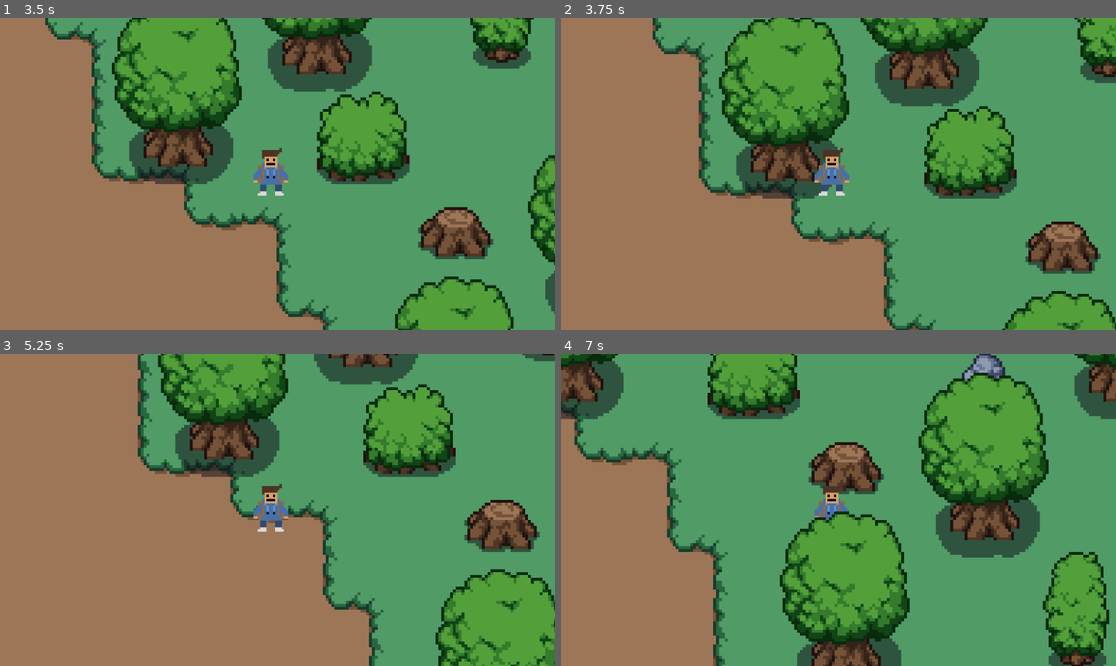
Above: before the commit, frames 1-4 (two rows, left to right).
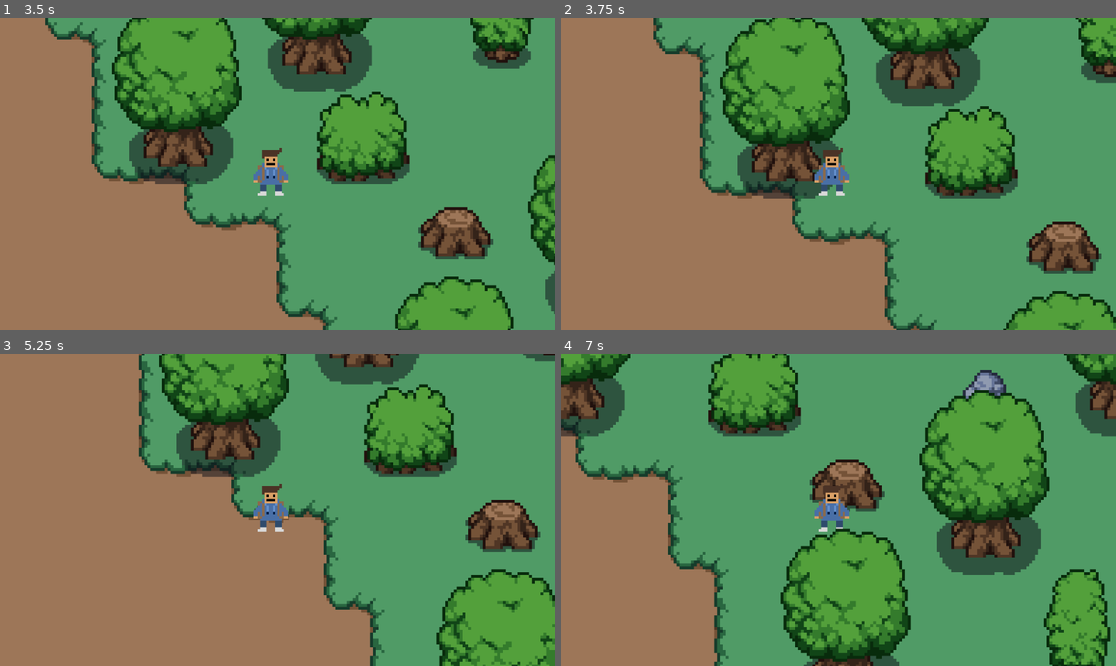
Above: after the commit, the same moments.

Repository: LakshmanMukesh/NEXUS-game
Game: Godot game, scene res://Scenes/world.tscn
Two runs of this game, one before a commit and one after it. Both use one fixed random seed, a clock stepped at 60 frames per second and the inputs below.
Inputs:
- Up to frame 1 (3.5 s): tap Enter at 0.5 s; hold Right (ui_right) 0.53-1.28 s; tap E (interact, bound only after the commit) every 0.75 s from 0.6 to 2.85 s; hold Down (ui_down) 1.28-2.03 s; hold Right (ui_right) 2.03-2.78 s; hold Up (ui_up) from 2.78 s (still down)
- Up to frame 2 (3.75 s): release Up (ui_up) at 3.53 s; hold Left (ui_left) from 3.53 s (still down); tap E (interact, bound only after the commit) at 3.6 s
- Up to frame 3 (5.25 s): tap Space at 4.25 s; tap E (interact, bound only after the commit) at 4.35, 5.1 s; tap Enter at 5 s; release Left (ui_left) at 5.03 s; hold Down (ui_down) from 5.03 s (still down)
- Up to frame 4 (7 s): release Down (ui_down) at 5.78 s; hold Right (ui_right) 5.78-6.53 s; tap E (interact, bound only after the commit) at 5.85, 6.6 s; hold Up (ui_up) from 6.53 s (still down)

Frame 1 is identical in both runs. In frame 2, 3.8% of the frame differs, in the area x 16-100%, y 0-100%; in frame 3, 3.1%; in frame 4, 29%, in the area x 0-100%, y 0-100%.

Commit message:
Implemented NPC interaction system with Gorilla Frys

Diff:
--- /dev/null
+++ b/Scenes/gorilla_frys.tscn
@@ -0,0 +1,49 @@
+[gd_scene load_steps=6 format=3 uid="uid://du8pgmaisa71f"]
+
+[ext_resource type="Script" uid="uid://sa3j412l7jmc" path="res://Scripts/gorilla_frys.gd" id="1_qmch6"]
+[ext_resource type="Texture2D" uid="uid://bblstqpvxmh5d" path="res://NPC/Gorilla_Frys.png" id="2_fee6r"]
+
+[sub_resource type="SpriteFrames" id="SpriteFrames_ws7pw"]
+animations = [{
+"frames": [{
+"duration": 1.0,
+"texture": ExtResource("2_fee6r")
+}],
+"loop": true,
+"name": &"default",
+"speed": 5.0
+}]
+
+[sub_resource type="CircleShape2D" id="CircleShape2D_xixe5"]
+radius = 40.3347
+
+[sub_resource type="RectangleShape2D" id="RectangleShape2D_ws7pw"]
+size = Vector2(10.6667, 12.3333)
+
+[node name="Gorilla Frys" type="CharacterBody2D"]
+y_sort_enabled = true
+position = Vector2(40, 23)
+scale = Vector2(0.75, 0.75)
+collision_layer = 2
+collision_mask = 2
+script = ExtResource("1_qmch6")
+
+[node name="AnimatedSprite2D" type="AnimatedSprite2D" parent="."]
+position = Vector2(73, 53)
+sprite_frames = SubResource("SpriteFrames_ws7pw")
+
+[node name="detection_area" type="Area2D" parent="."]
+light_mask = 2
+visibility_layer = 2
+
+[node name="CollisionShape2D" type="CollisionShape2D" parent="detection_area"]
+position = Vector2(73, 61)
+shape = SubResource("CircleShape2D_xixe5")
+
+[node name="CollisionShape2D" type="CollisionShape2D" parent="."]
+y_sort_enabled = true
+position = Vector2(73.3333, 70.1667)
+shape = SubResource("RectangleShape2D_ws7pw")
+
+[connection signal="body_entered" from="detection_area" to="." method="_on_detection_area_body_entered"]
+[connection signal="body_exited" from="detection_area" to="." method="_on_detection_area_body_exited"]
--- a/Scenes/player.tscn
+++ b/Scenes/player.tscn
@@ -15,11 +15,13 @@
 }]
 
 [sub_resource type="RectangleShape2D" id="RectangleShape2D_cvnsp"]
-size = Vector2(12, 20)
+size = Vector2(12, 12)
 
 [node name="player" type="CharacterBody2D"]
 y_sort_enabled = true
 scale = Vector2(0.75, 0.75)
+collision_layer = 3
+collision_mask = 3
 script = ExtResource("1_cvnsp")
 
 [node name="AnimatedSprite2D" type="AnimatedSprite2D" parent="."]
@@ -28,5 +30,5 @@
 sprite_frames = SubResource("SpriteFrames_fkybt")
 
 [node name="CollisionShape2D" type="CollisionShape2D" parent="."]
-position = Vector2(4, 2)
+position = Vector2(4, 6)
 shape = SubResource("RectangleShape2D_cvnsp")
--- a/Scenes/world.tscn
+++ b/Scenes/world.tscn
@@ -6,6 +6,7 @@
 [ext_resource type="Texture2D" uid="uid://c041wmmsxe0nm" path="res://assets/tilesets/floors/wooden.png" id="4_k7acu"]
 [ext_resource type="Texture2D" uid="uid://x5yrevryatq2" path="res://assets/tilesets/fences.png" id="5_5v1tr"]
 [ext_resource type="PackedScene" uid="uid://t3ak5rytvgb5" path="res://Scenes/player.tscn" id="6_5ukr8"]
+[ext_resource type="PackedScene" uid="uid://du8pgmaisa71f" path="res://Scenes/gorilla_frys.tscn" id="7_o06y3"]
 
 [sub_resource type="TileSetAtlasSource" id="TileSetAtlasSource_0fj1v"]
 texture = ExtResource("1_fo5ed")
@@ -124,9 +125,10 @@
 0:1/0 = 0
 0:1/0/physics_layer_0/polygon_0/points = PackedVector2Array(4.82246, -0.456865, 4.92399, 4.51789, 3.09653, 5.02551, 2.1828, 8, -1.16754, 8, -1.57365, 5.53314, -3.4011, 4.61941, -3.70568, -0.0507631)
 0:2/0 = 0
-0:2/0/physics_layer_0/polygon_0/points = PackedVector2Array(4.82246, -0.456865, 4.92399, 4.51789, 3.09653, 5.02551, 2.1828, 8, -1.16754, 8, -1.57365, 5.53314, -3.4011, 4.61941, -3.80721, -0.456865)
+0:2/0/physics_layer_0/polygon_0/points = PackedVector2Array(4.82246, -0.456865, 4.92399, 4.51789, 3.19806, 6.04077, -1.57365, 5.53314, -3.4011, 4.61941, -3.80721, -0.456865)
 1:3/0 = 0
 0:3/0 = 0
+0:3/0/y_sort_origin = 3
 0:3/0/physics_layer_0/polygon_0/points = PackedVector2Array(4.82246, -0.456865, 4.92399, 4.51789, 3.19806, 6.04077, -1.57365, 5.53314, -3.4011, 4.61941, -3.80721, -0.456865)
 
 [sub_resource type="TileSet" id="TileSet_kn0ld"]
@@ -163,3 +165,6 @@
 [node name="Camera2D" type="Camera2D" parent="player"]
 position = Vector2(7, 2)
 zoom = Vector2(6, 6)
+
+[node name="Gorilla Frys" parent="." instance=ExtResource("7_o06y3")]
+position = Vector2(497, 388)
--- /dev/null
+++ b/Scripts/gorilla_frys.gd
@@ -0,0 +1,19 @@
+extends CharacterBody2D
+
+var player_near = false
+
+func _process(_delta):
+	if player_near and Input.is_action_just_pressed("interact"):
+		print("GORILLA FRYS INTERACTED")
+
+func _on_detection_area_body_entered(body):
+	print("ENTERED:", body.name)
+
+	if body.name == "player":
+		player_near = true
+
+func _on_detection_area_body_exited(body):
+	print("EXITED:", body.name)
+
+	if body.name == "player":
+		player_near = false
--- a/Scripts/player.gd
+++ b/Scripts/player.gd
@@ -6,7 +6,7 @@
 func _physics_process(delta):
 	player_movement(delta)
 
-func player_movement(delta):
+func player_movement(_delta):
 	if Input.is_action_pressed("ui_up"):
 		velocity.x = 0
 		velocity.y = -SPEED
--- a/gorilla_frys.tscn
+++ /dev/null
@@ -1,22 +0,0 @@
-[gd_scene load_steps=3 format=3 uid="uid://du8pgmaisa71f"]
-
-[ext_resource type="Texture2D" uid="uid://bblstqpvxmh5d" path="res://NPC/Gorilla_Frys.png" id="1_xixe5"]
-
-[sub_resource type="SpriteFrames" id="SpriteFrames_ws7pw"]
-animations = [{
-"frames": [{
-"duration": 1.0,
-"texture": ExtResource("1_xixe5")
-}],
-"loop": true,
-"name": &"default",
-"speed": 5.0
-}]
-
-[node name="CharacterBody2D" type="CharacterBody2D"]
-
-[node name="CollisionShape2D" type="CollisionShape2D" parent="."]
-
-[node name="AnimatedSprite2D" type="AnimatedSprite2D" parent="."]
-position = Vector2(54, 30)
-sprite_frames = SubResource("SpriteFrames_ws7pw")
--- a/project.godot
+++ b/project.godot
@@ -49,6 +49,11 @@
 , Object(InputEventKey,"resource_local_to_scene":false,"resource_name":"","device":0,"window_id":0,"alt_pressed":false,"shift_pressed":false,"ctrl_pressed":false,"meta_pressed":false,"pressed":false,"keycode":0,"physical_keycode":83,"key_label":0,"unicode":0,"location":0,"echo":false,"script":null)
 ]
 }
+interact={
+"deadzone": 0.2,
+"events": [Object(InputEventKey,"resource_local_to_scene":false,"resource_name":"","device":0,"window_id":0,"alt_pressed":false,"shift_pressed":false,"ctrl_pressed":false,"meta_pressed":false,"pressed":false,"keycode":0,"physical_keycode":69,"key_label":0,"unicode":0,"location":0,"echo":false,"script":null)
+]
+}
 
 [rendering]
 
Not shown: 1 places in Scenes/world.tscn that only renumber resources
Not shown, added: Scripts/gorilla_frys.gd.uid
